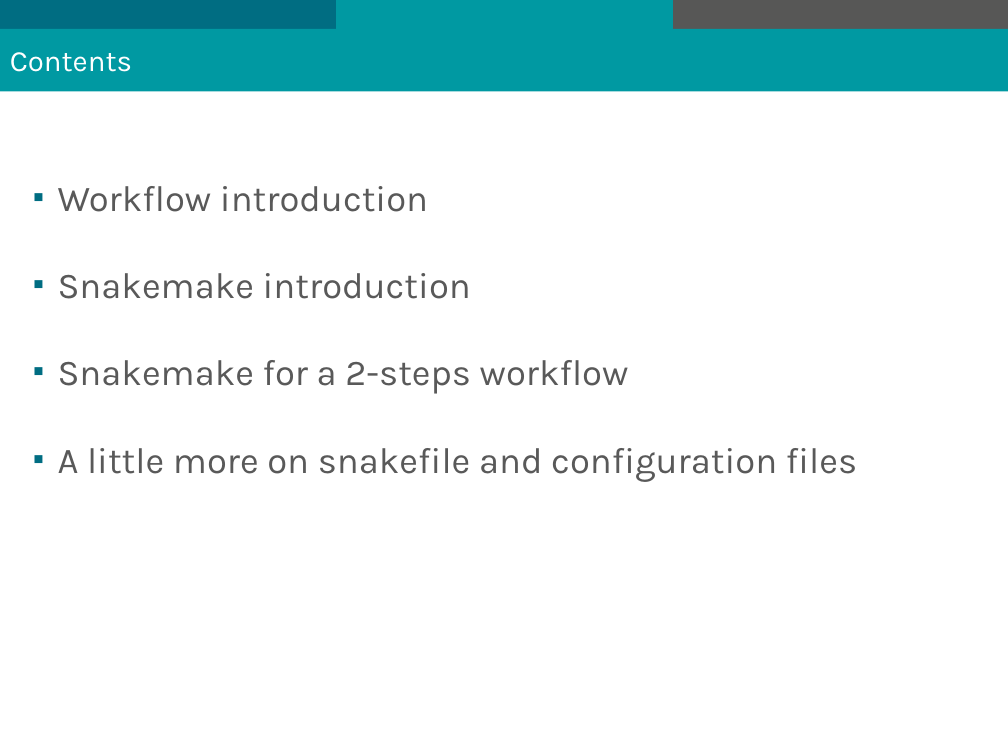
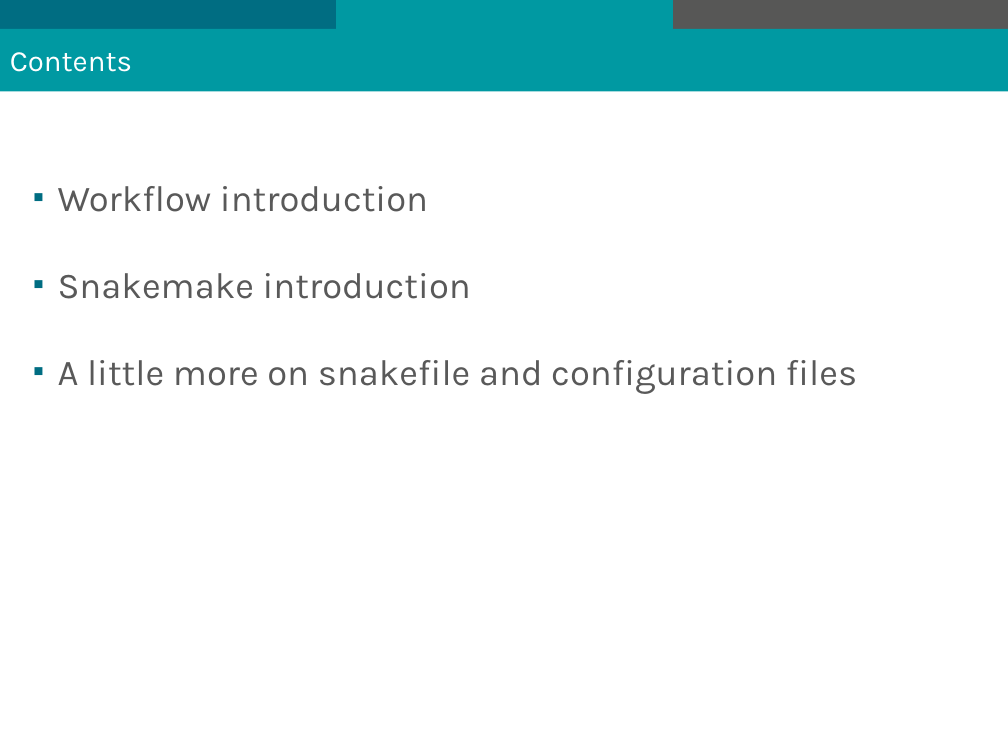
Before and after one commit to mesocentre-clermont-auvergne/formation_fair, a slide deck: slide 2 of fair_environnement/snakemake_cours/introduction_snakemake.odp. Drawn at 1008x756 pixels with LibreOffice and Linux fonts; fonts in the diff are those of the drawing; background and template pictures are left out. Boxes give left, top, right and bottom in pixels: in the first picture for what was removed or moved away, otherwise in the second. Text is boxed around its words. In the diff, an @@ line names an element or a change of style, - is before the commit and + after.

```diff
--- a/fair_environnement/snakemake_cours/introduction_snakemake.odp
+++ b/fair_environnement/snakemake_cours/introduction_snakemake.odp
@@ text at (58, 360, 629, 394): paragraph removed @@
-■ Snakemake for a 2-steps workflow
```
Also in this commit, not shown: 15 other slides changed, 1 slide added.
